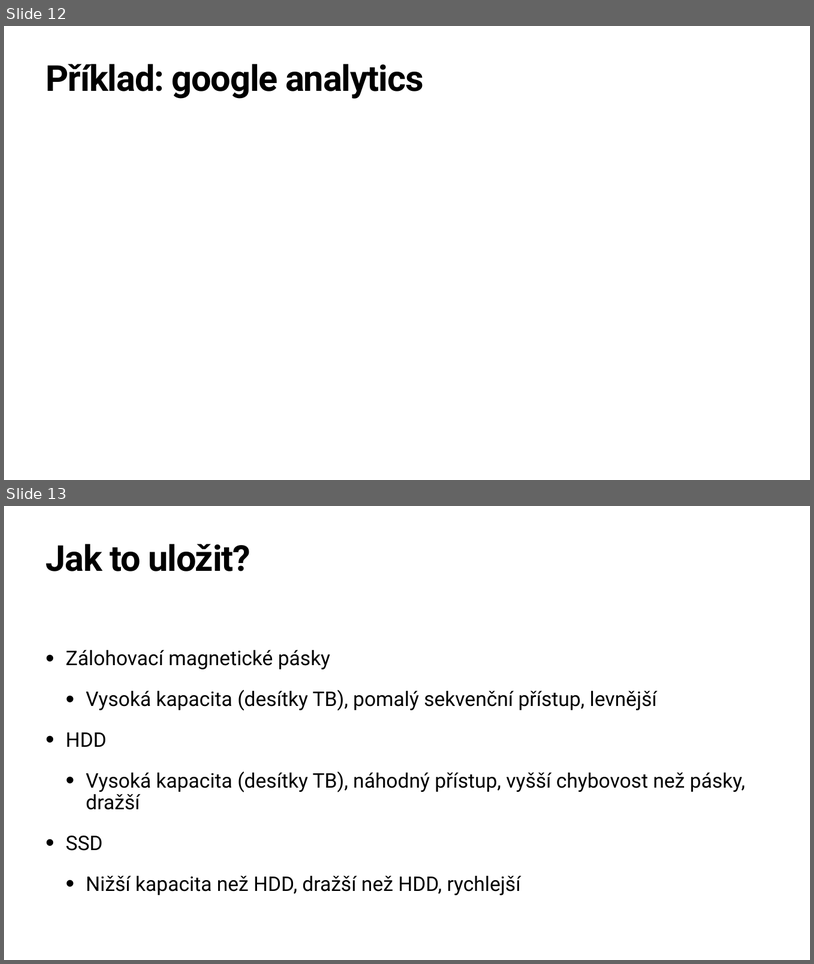
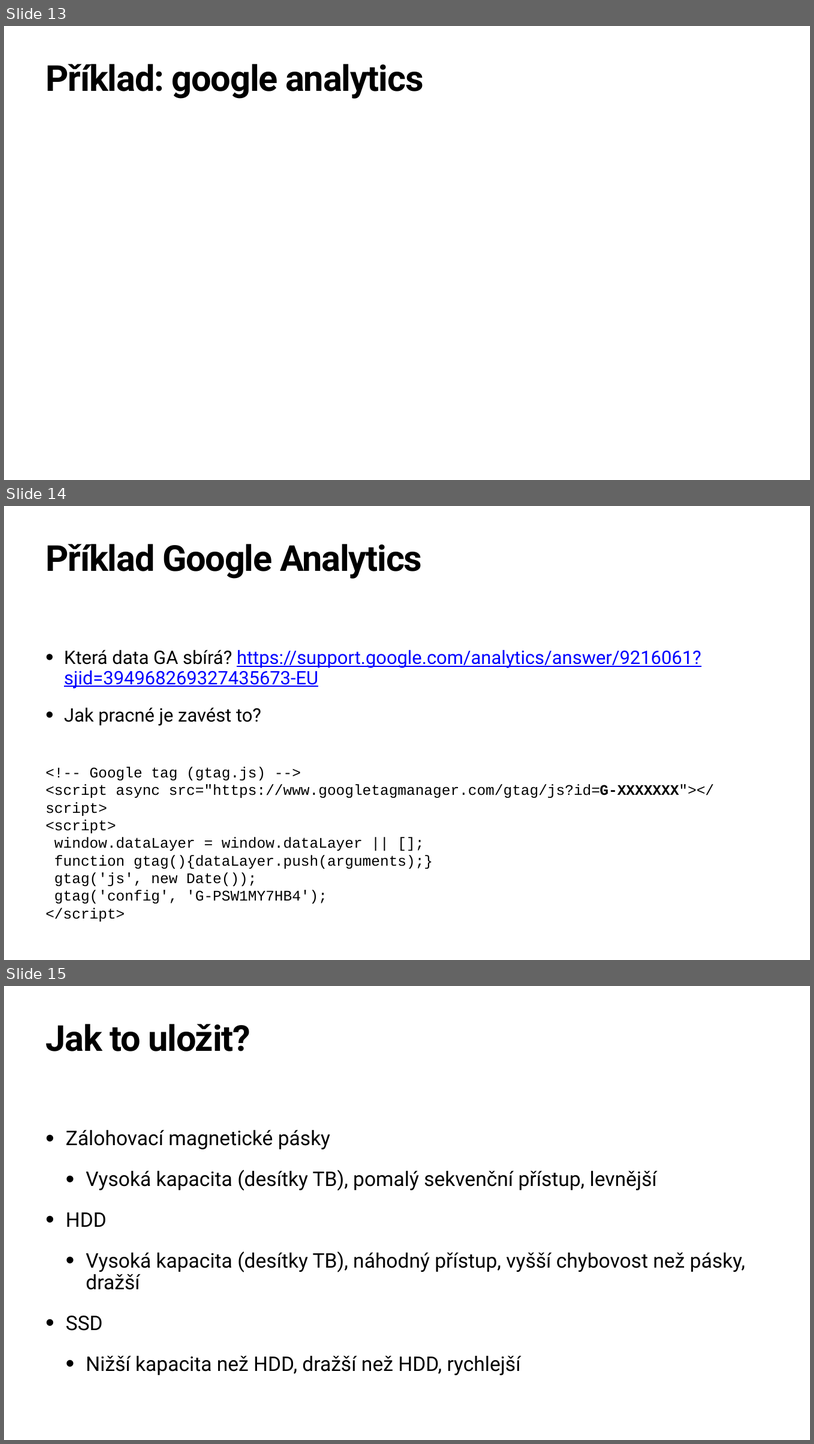
Before and after one commit to hamacekh/Lipnice, a slide deck: 2024/big-data/BigData.pptx. Shown one above the other, each under a label of ours: slides 12 and 13 before the commit, slides 13, 14 and 15 after it. The pictures are 814x964 and 814x1444 pixels, drawn with LibreOffice and Linux fonts; fonts in the diff are those of the drawing; background and template pictures are left out. Boxes give left, top, right and bottom in pixels: in the first picture for what was removed or moved away, otherwise in the second. Text is boxed around its words. In the diff, an @@ line names an element or a change of style, - is before the commit and + after.

```diff
--- a/2024/big-data/BigData.pptx
+++ b/2024/big-data/BigData.pptx
@@ slide 14 added at <box>4,506,810,960</box>, background #FFFFFF @@
@@ title added at <box>45,544,422,579</box>, 85 pt, text #000000, bold @@
+Příklad Google Analytics
@@ text added at <box>45,649,714,921</box>, 35 pt, text #000000 @@
+• Která data GA sbírá? https://support.google.com/analytics/answer/9216061?sjid=394968269327435673-EU
+• Jak pracné je zavést to?
+<!-- Google tag (gtag.js) -->
+<script async src="https://www.googletagmanager.com/gtag/js?id=G-XXXXXXX"></script>
+<script>
+window.dataLayer = window.dataLayer || [];
+function gtag(){dataLayer.push(arguments);}
+gtag('js', new Date());
+gtag('config', 'G-PSW1MY7HB4');
+</script>
@@ what was slide 12 is now slide 13 @@
@@ what was slide 13 is now slide 15 @@
```
Also in this commit, not shown: 6 slides changed, 8 other slides added, 1 slide removed, 2 other files.
